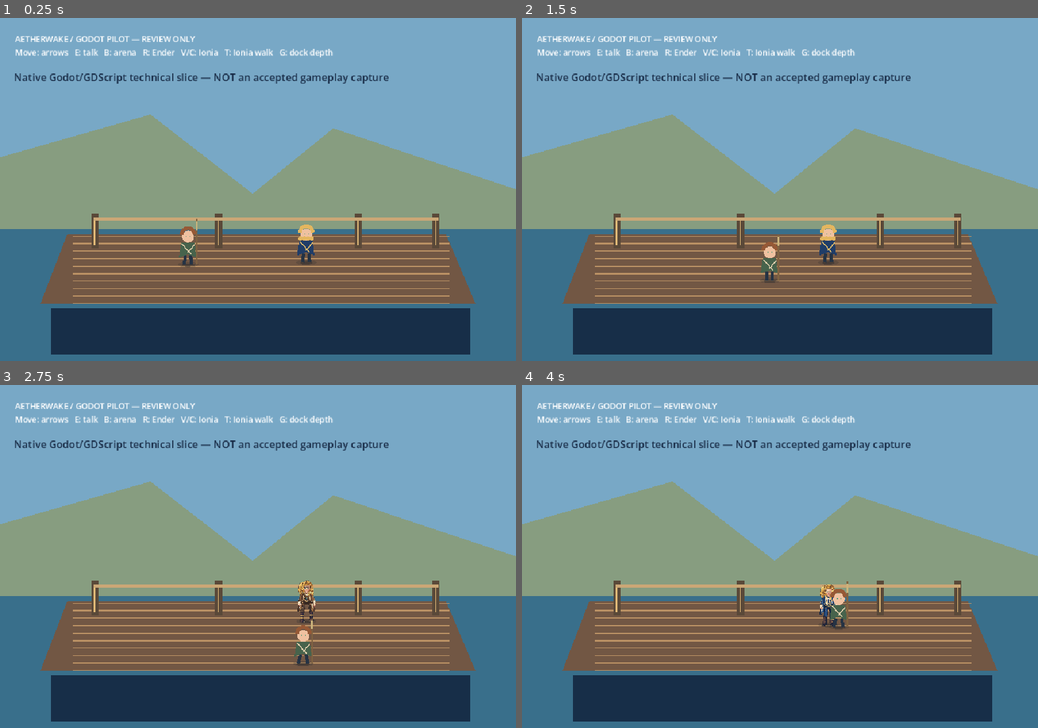
Above: before the commit, frames 1-4 (two rows, left to right).
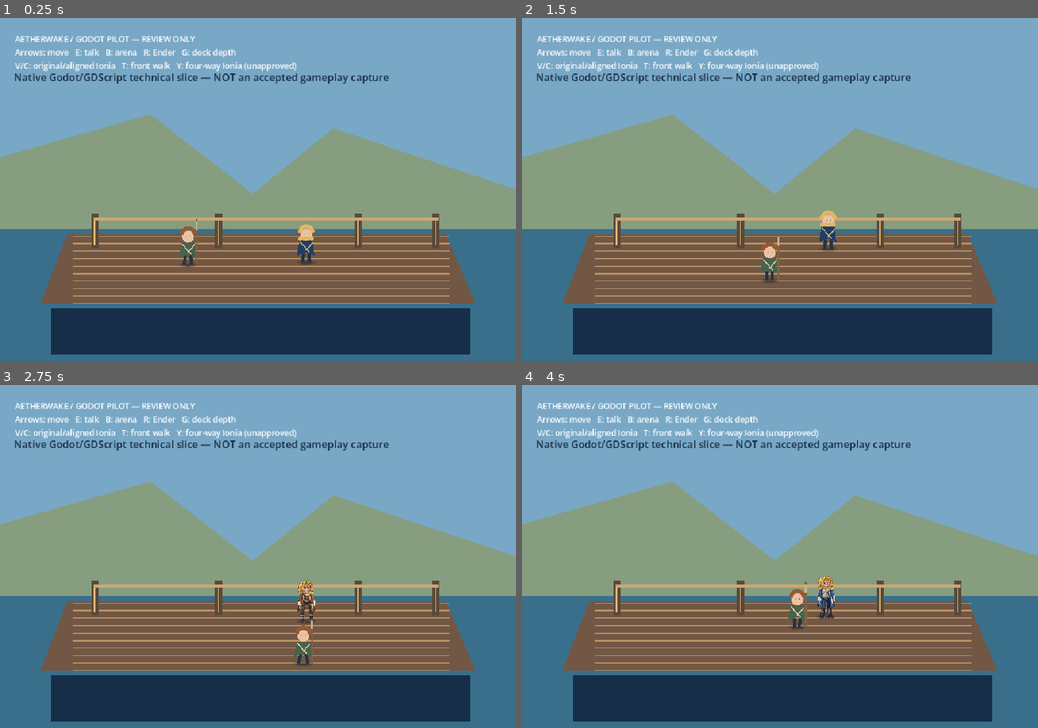
Above: after the commit, the same moments.

Repository: ndrorchestration/ToSailaStarrySky-jrpg
Game: Godot game, scene res://scenes/first_wake.tscn
Two runs of this game, one before a commit and one after it. Both use one fixed random seed, a clock stepped at 60 frames per second and the inputs below.
Inputs:
- Up to frame 1 (0.25 s): no input
- Up to frame 2 (1.5 s): tap Enter at 0.5 s; hold Right (ui_right) 0.53-1.28 s; tap Y at 0.6 s; tap V at 0.8, 1.35 s; hold Down (ui_down) from 1.28 s (still down)
- Up to frame 3 (2.75 s): tap C at 1.55, 2.1 s; tap Space at 2 s; release Down (ui_down) at 2.03 s; hold Right (ui_right) from 2.03 s (still down); tap T at 2.3 s
- Up to frame 4 (4 s): release Right (ui_right) at 2.78 s; hold Up (ui_up) 2.78-3.53 s; tap T at 2.85 s; tap Y at 3.05, 3.6 s; hold Left (ui_left) from 3.53 s (still down); tap V at 3.8 s

The runs differ from the first frame. In frame 1, 1.1% of the frame differs, in the area x 2-65%, y 9-16%; in frame 2, 1.5%; in frame 3, 1.1%; in frame 4, 2.0%, in the area x 2-65%, y 9-72%.

Commit message:
feat(godot): add accessible Y-key Ionia authored four-direction route preview

Diff:
--- a/godot/scripts/first_wake.gd
+++ b/godot/scripts/first_wake.gd
@@ -18,6 +18,7 @@
 var ionia_aligned_review_enabled: bool = false
 var ender_walk_review_enabled: bool = false
 var ionia_walk_review_enabled: bool = false
+var ionia_route_review_enabled: bool = false
 var dock_depth_review_enabled: bool = false
 var deck_backdrop: Node2D
 var deck_foreground: Node2D
@@ -63,7 +64,7 @@
     status = Label.new()
     status.position = Vector2(28, 28)
     status.add_theme_font_size_override("font_size", 15)
-    status.text = "AETHERWAKE / GODOT PILOT — REVIEW ONLY\nMove: arrows   E: talk   B: arena   R: Ender   V/C: Ionia   T: Ionia walk   G: dock depth"
+    status.text = "AETHERWAKE / GODOT PILOT — REVIEW ONLY\nArrows: move   E: talk   B: arena   R: Ender   G: dock depth\nV/C: original/aligned Ionia   T: front walk   Y: four-way Ionia (unapproved)"
     ui.add_child(status)
     dialogue = Label.new()
     dialogue.position = Vector2(100, 555)
@@ -110,17 +111,26 @@
         ionia_art_review_enabled = not ionia_art_review_enabled
         ionia_aligned_review_enabled = false
         ionia_walk_review_enabled = false
+        ionia_route_review_enabled = false
         ionia.set_review_art_enabled(ionia_art_review_enabled)
     elif event.keycode == KEY_C:
         ionia_aligned_review_enabled = not ionia_aligned_review_enabled
         ionia_art_review_enabled = false
         ionia_walk_review_enabled = false
+        ionia_route_review_enabled = false
         ionia.set_aligned_review_enabled(ionia_aligned_review_enabled)
     elif event.keycode == KEY_T:
         ionia_walk_review_enabled = not ionia_walk_review_enabled
         ionia_art_review_enabled = false
         ionia_aligned_review_enabled = false
+        ionia_route_review_enabled = false
         ionia.set_ionia_walk_review_enabled(ionia_walk_review_enabled)
+    elif event.keycode == KEY_Y:
+        ionia_route_review_enabled = not ionia_route_review_enabled
+        ionia_walk_review_enabled = false
+        ionia_art_review_enabled = false
+        ionia_aligned_review_enabled = false
+        ionia.set_ionia_route_review_enabled(ionia_route_review_enabled)
     elif event.keycode == KEY_G:
         set_dock_depth_review_enabled(not dock_depth_review_enabled)
     elif event.keycode == KEY_B:
